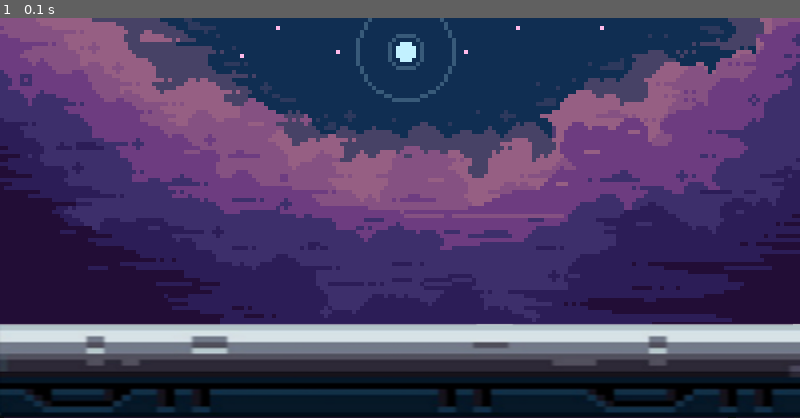
Above: before the commit, frame 1.
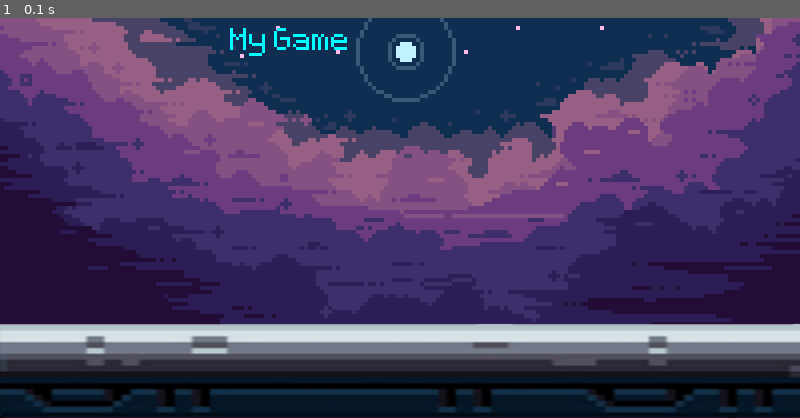
Above: after the commit, the same moment.

Repository: Hpollard003/FlameBot
Game: pygame game, started from pygame/main.py
Same seed, same stepped clock (60 frames per second), same inputs: the game is played once before the commit and once after it.
Inputs:
- Up to frame 1 (0.1 s): no input

The runs differ from the first frame. In frame 1, 0.3% of the frame differs, in the area x 28-44%, y 2-10%.

Commit message:
Add Title

Diff:
--- a/pygame/main.py
+++ b/pygame/main.py
@@ -1,4 +1,4 @@
-import pygame, sys
+import pygame
 from sys import exit
 
 pygame.init()
@@ -6,10 +6,11 @@
 pygame.display.set_caption("Basic")
 
 clock = pygame.time.Clock()
+pixel_font = pygame.font.Font("font/Pixeltype.ttf", 50)
 
 bg_surface = pygame.image.load('graphics/background.png')
 ground_surface = pygame.image.load('graphics/ground.png')
-
+text_surface = pixel_font.render("My Game", False, "cyan")
 
 while True:
     for event in pygame.event.get():
@@ -19,6 +20,7 @@
 
     screen.blit(bg_surface, (0,0))
     screen.blit(ground_surface, (0,300))
+    screen.blit(text_surface, (230, 10))
 
     pygame.display.update()
     clock.tick(60)
Renamed: pygame/graphics/font/Pixeltype.ttf -> pygame/font/Pixeltype.ttf
